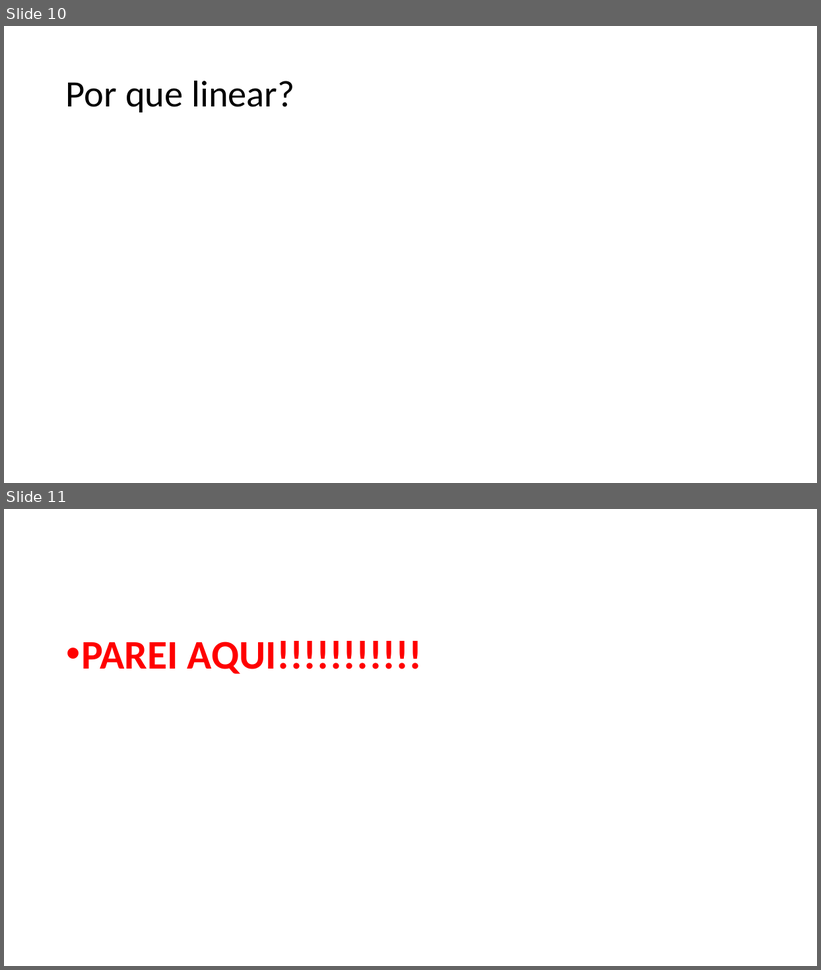
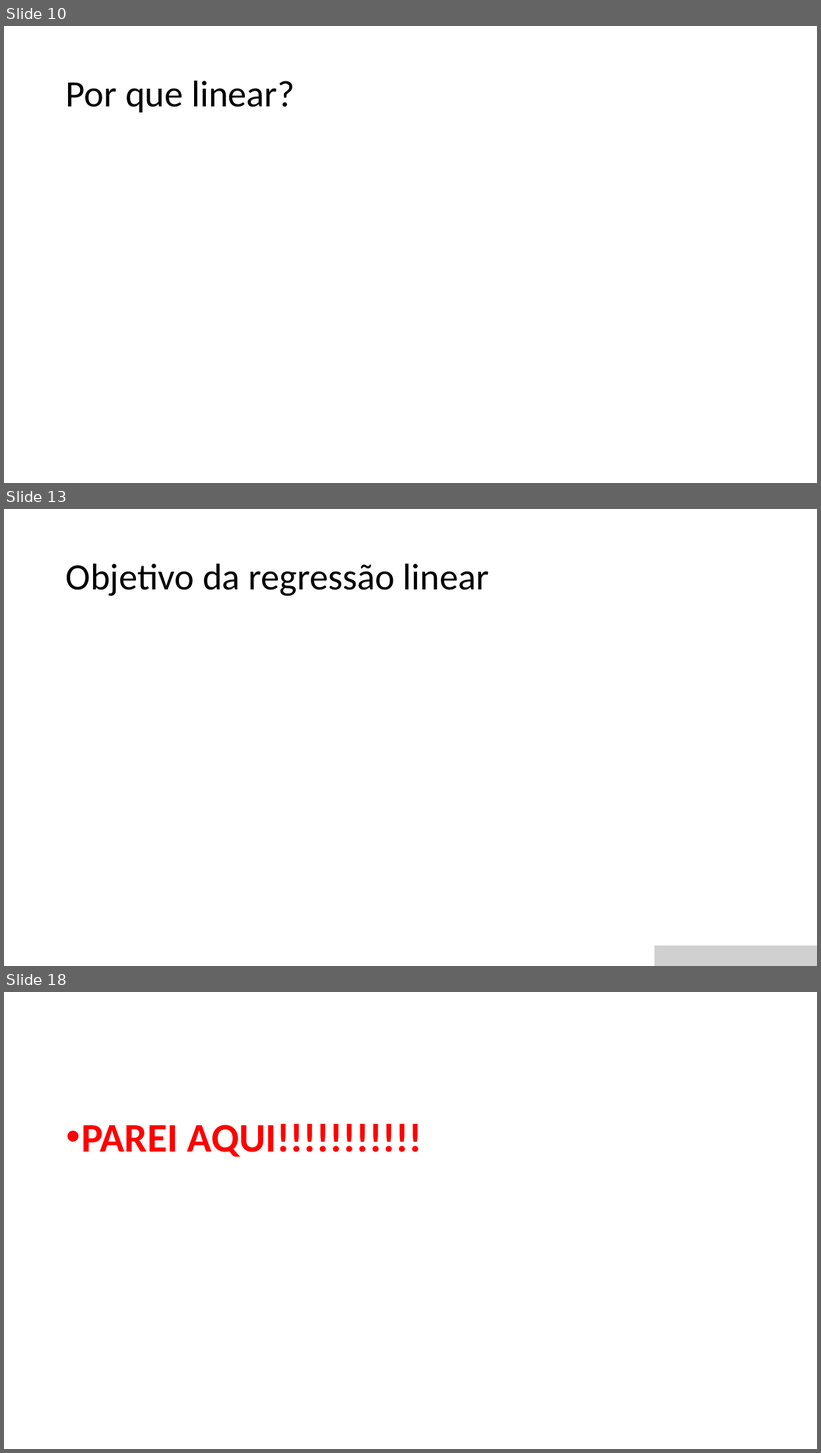
Before and after one commit to zz4fap/c24_inteligencia_artificial, a slide deck: slides/C24_Regressão.pptx. Shown one above the other, each under a label of ours: slides 10 and 11 before the commit, slides 10, 13 and 18 after it; the slides between them are not shown. The pictures are 821x970 and 821x1453 pixels, drawn with LibreOffice and Linux fonts; fonts in the diff are those of the drawing; grey boxes stand for pictures. Boxes give left, top, right and bottom in pixels: in the first picture for what was removed or moved away, otherwise in the second. Text is boxed around its words. In the diff, an @@ line names an element or a change of style, - is before the commit and + after.

```diff
--- a/slides/C24_Regressão.pptx
+++ b/slides/C24_Regressão.pptx
@@ slide 13 added at (4, 509, 817, 966), background #FFFFFF @@
@@ title added at (66, 563, 489, 596), 44 pt, text #000000 @@
+Objetivo da regressão linear
@@ picture added at (655, 946, 817, 966) @@
@@ what was slide 11 is now slide 18 @@
```
Also in this commit, not shown: 1 slide changed, 6 other slides added, 1 slide removed.
